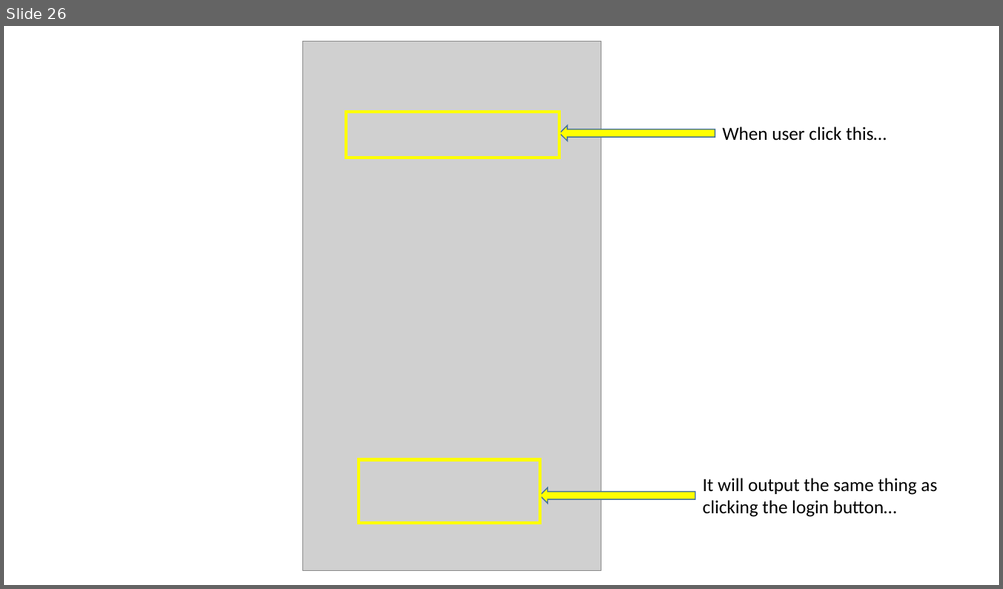
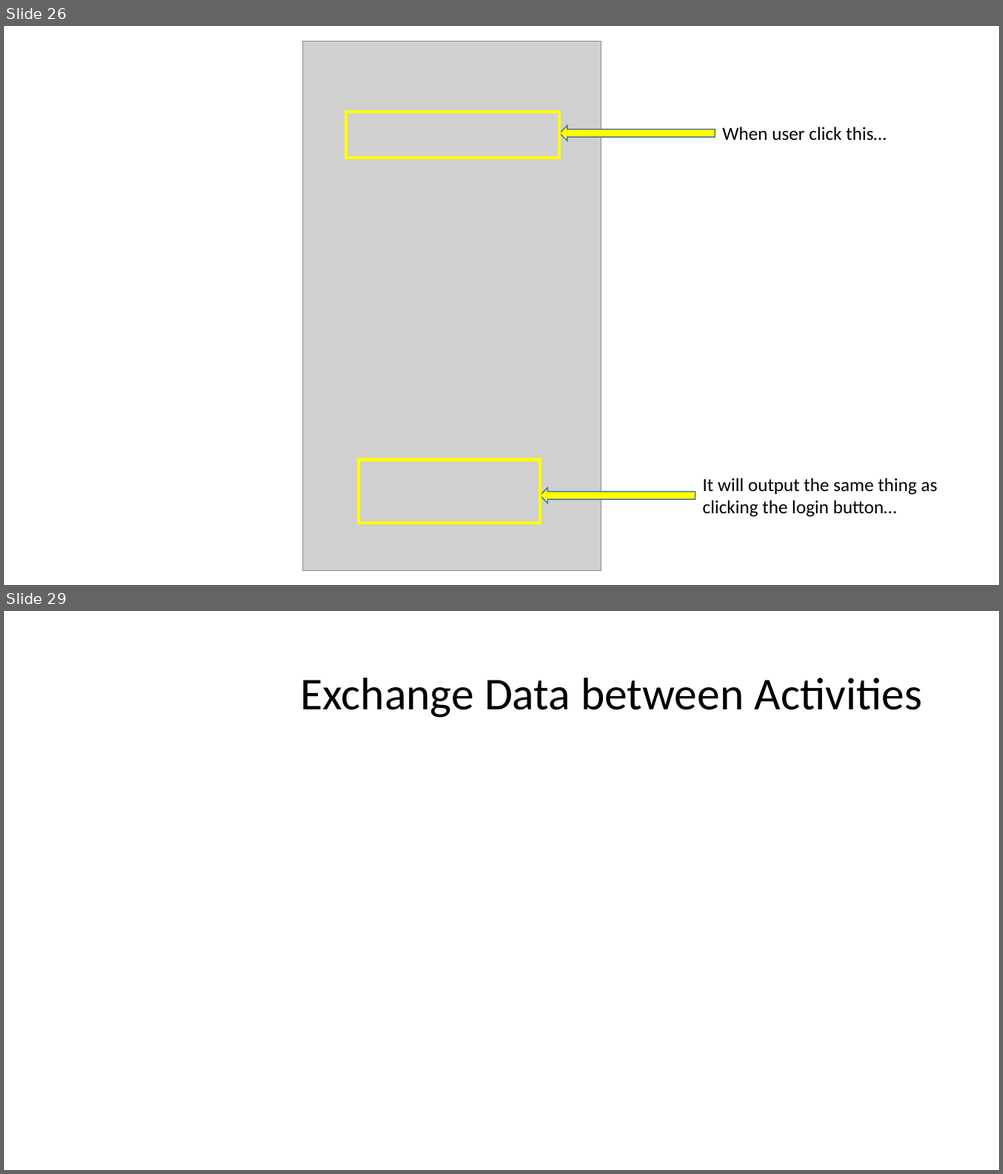
Before and after one commit to Nadzmi-Freelance/Android-Training, a slide deck: presentation/project.pptx. Shown one above the other, each under a label of ours: slide 26 before the commit, slides 26 and 29 after it; the slides between them are not shown. The pictures are 1003x589 and 1003x1174 pixels, drawn with LibreOffice and Linux fonts; fonts in the diff are those of the drawing; grey boxes stand for pictures. Boxes give left, top, right and bottom in pixels: in the first picture for what was removed or moved away, otherwise in the second. Text is boxed around its words. In the diff, an @@ line names an element or a change of style, - is before the commit and + after.

```diff
--- a/presentation/project.pptx
+++ b/presentation/project.pptx
@@ slide 29 added at bbox=[4, 611, 999, 1170], background #FFFFFF @@
@@ title added at bbox=[300, 678, 922, 718], 44 pt, text #000000 @@
+Exchange Data between Activities
```
Also in this commit, not shown: 4 other slides added, 11 other files.
